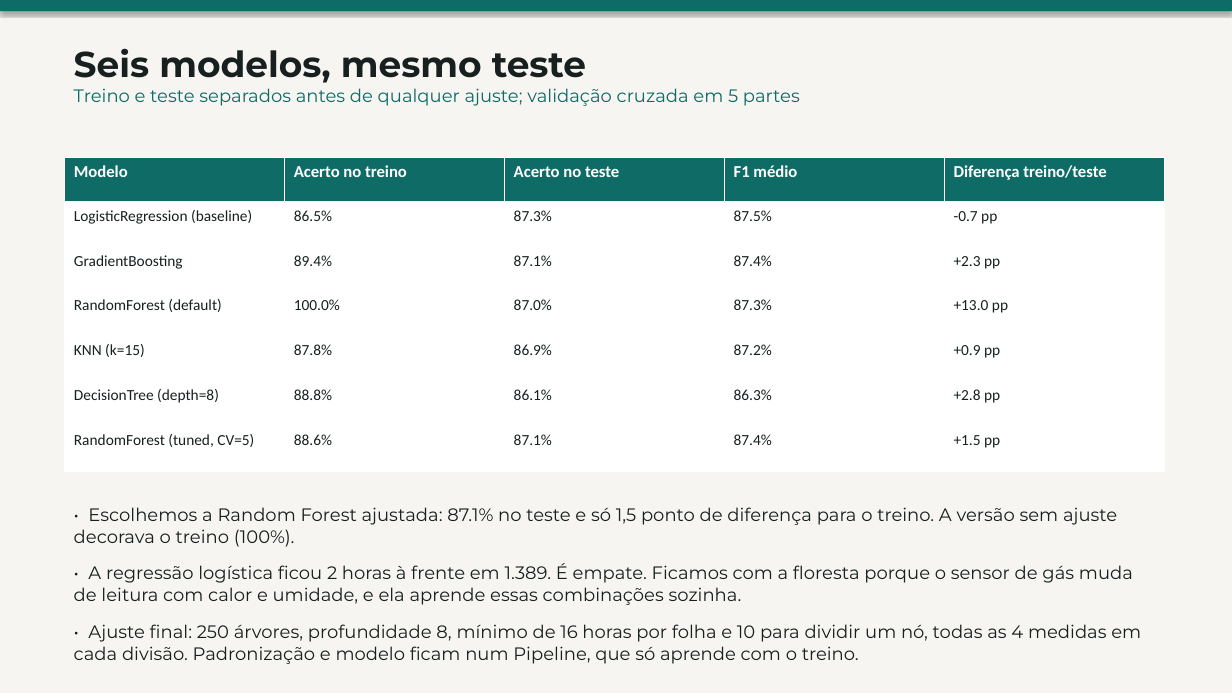
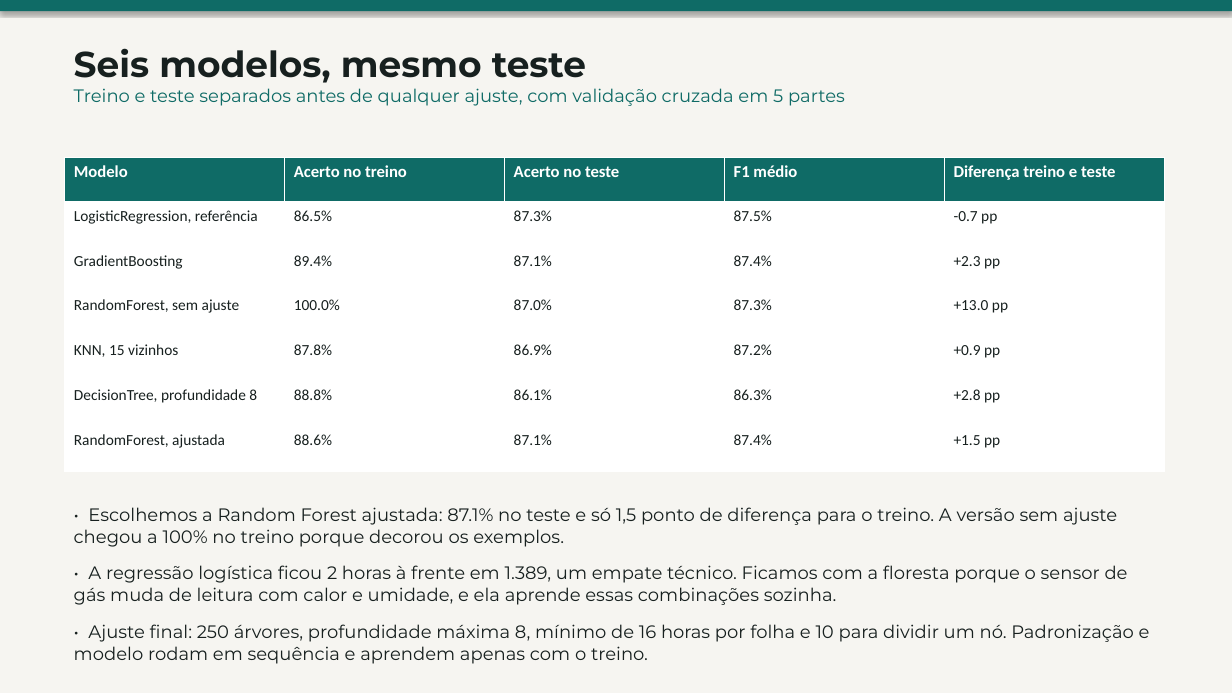
Before and after one commit to iskisraell/respiracidadao-gs, a slide deck: slide 4 of docs/06_RespiraCidadao_ML_Slides.pptx. Drawn at 1232x693 pixels with LibreOffice and Linux fonts; fonts in the diff are those of the drawing. Boxes give left, top, right and bottom in pixels: in the first picture for what was removed or moved away, otherwise in the second. Text is boxed around its words. In the diff, an @@ line names an element or a change of style, - is before the commit and + after.

```diff
--- a/docs/06_RespiraCidadao_ML_Slides.pptx
+++ b/docs/06_RespiraCidadao_ML_Slides.pptx
@@ text at bbox=[74, 88, 845, 106]: text changed @@
-Treino e teste separados antes de qualquer ajuste; validação cruzada em 5 partes
+Treino e teste separados antes de qualquer ajuste, com validação cruzada em 5 partes
@@ table at bbox=[65, 157, 1165, 471] @@
-row 1, column 5: Diferença treino/teste
+row 1, column 5: Diferença treino e teste
-row 2, column 1: LogisticRegression (baseline)
+row 2, column 1: LogisticRegression, referência
-row 4, column 1: RandomForest (default)
+row 4, column 1: RandomForest, sem ajuste
-row 5, column 1: KNN (k=15)
+row 5, column 1: KNN, 15 vizinhos
-row 6, column 1: DecisionTree (depth=8)
+row 6, column 1: DecisionTree, profundidade 8
-row 7, column 1: RandomForest (tuned, CV=5)
+row 7, column 1: RandomForest, ajustada
@@ text at bbox=[74, 507, 1150, 664]: text changed @@
-• Escolhemos a Random Forest ajustada: 87.1% no teste e só 1,5 ponto de diferença para o treino. A versão sem ajuste decorava o treino (100%).
-• A regressão logística ficou 2 horas à frente em 1.389. É empate. Ficamos com a floresta porque o sensor de gás muda de leitura com calor e umidade, e ela aprende essas combinações sozinha.
-• Ajuste final: 250 árvores, profundidade 8, mínimo de 16 horas por folha e 10 para dividir um nó, todas as 4 medidas em cada divisão. Padronização e modelo ficam num Pipeline, que só aprende com o treino.
+• Escolhemos a Random Forest ajustada: 87.1% no teste e só 1,5 ponto de diferença para o treino. A versão sem ajuste chegou a 100% no treino porque decorou os exemplos.
+• A regressão logística ficou 2 horas à frente em 1.389, um empate técnico. Ficamos com a floresta porque o sensor de gás muda de leitura com calor e umidade, e ela aprende essas combinações sozinha.
+• Ajuste final: 250 árvores, profundidade máxima 8, mínimo de 16 horas por folha e 10 para dividir um nó. Padronização e modelo rodam em sequência e aprendem apenas com o treino.
```
Also in this commit, not shown: 6 other slides changed, 46 other files.
